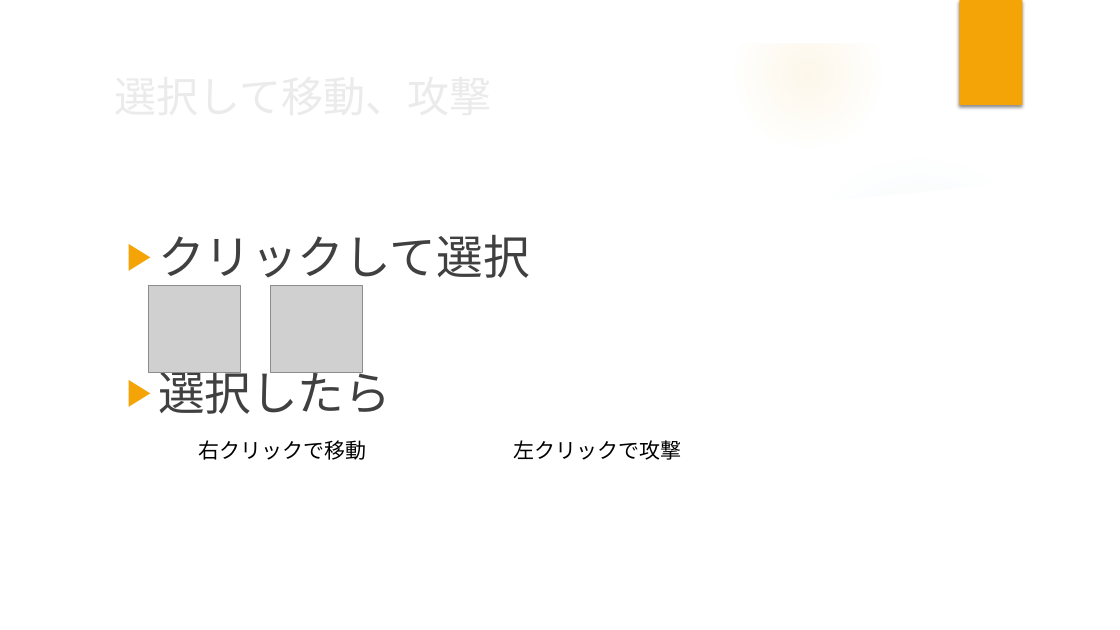
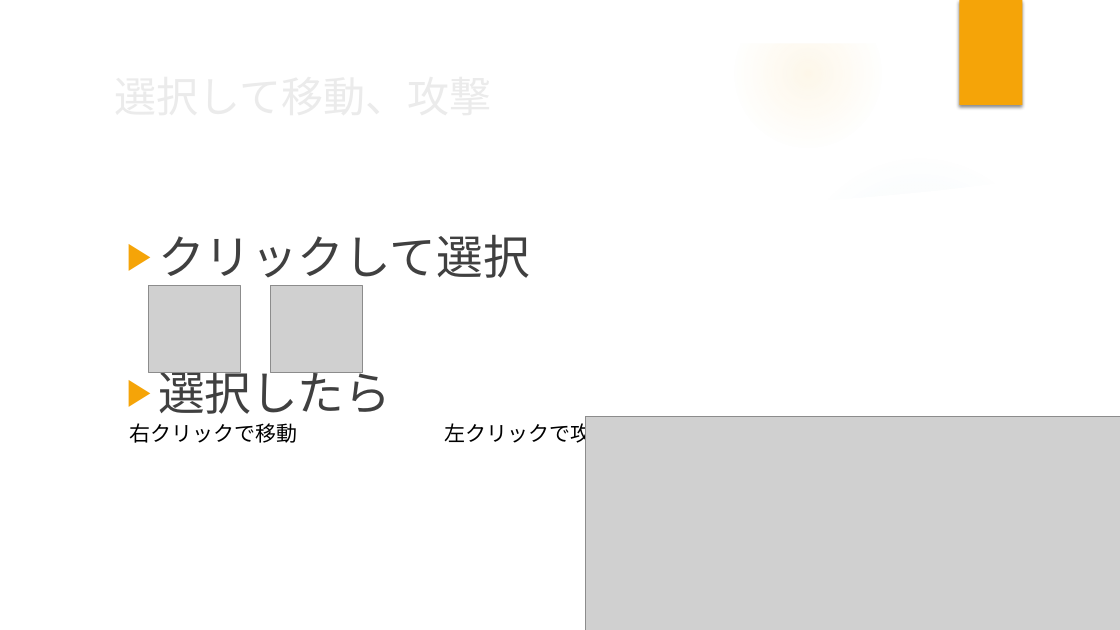
Before and after one commit to tmkttmkt/DevilTRex, a slide deck: slide 3 of その他/夏休みの課題のゲーム/RUZYEF_by對馬/PPPT/main.pptx. Drawn at 1120x630 pixels with LibreOffice and Linux fonts; fonts in the diff are those of the drawing; grey boxes stand for pictures; background and template pictures are left out. Boxes give left, top, right and bottom in pixels: in the first picture for what was removed or moved away, otherwise in the second. Text is boxed around its words. In the diff, an @@ line names an element or a change of style, - is before the commit and + after.

```diff
--- a/その他/夏休みの課題のゲーム/RUZYEF_by對馬/PPPT/main.pptx
+++ b/その他/夏休みの課題のゲーム/RUZYEF_by對馬/PPPT/main.pptx
@@ text "右クリックで移動 左クリックで攻撃" rewrapped from [199,440,682,460] to [129,420,612,446] @@
@@ picture added at [586,417,1120,630] @@
```
Also in this commit, not shown: 4 other slides changed, 2 slides added, 9 other files.
